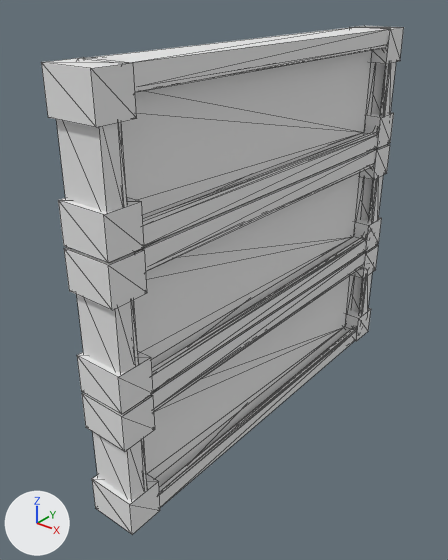
The OBJ model ArtSource/EBS-MER-UNT-003/export/SM_EBS_MER_UNT_003_Right_Shield_Panel_LOD0.obj as it was, and as the next commit left it.
The view is the same before and after, from a 50 mm lens placed at (259.0, -310.0, 162.0), pointed at (23.0, -15.0, -21.0). The lights are fixed; the arrows at lower left show +X, +Y and +Z. The first picture is the older version. Mesh edges are drawn as thin lines. Where no turn or scale is listed for an object, it has been applied to the vertices. Vertices at exactly the same position are counted once.

The first picture shows 'SM_EBS_MER_UNT_003_Right_Shield_Panel'.
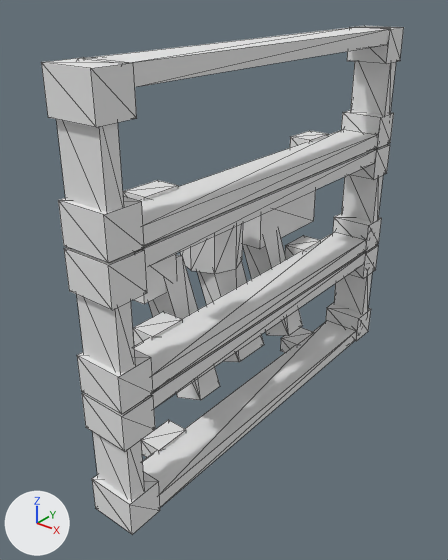
Pixel boxes [x1, y1, x2, y2] of what changed, in the pictures (448 x 560 px):
part 1 of me_sm_ebs_mer_unt_003_right_shield_panel, deleted: before [121, 51, 376, 479]
part 2 of me_sm_ebs_mer_unt_003_right_shield_panel, deleted: before [118, 45, 390, 495]

What the commit changed:
me_sm_ebs_mer_unt_003_right_shield_panel is used by ob_sm_ebs_mer_unt_003_right_shield_panel; location (0.0, 0.0, 0.0).
me_sm_ebs_mer_unt_003_right_shield_panel had 464 vertices, 856 faces and spanned x -32.0..62.0, y -146.0..140.0, z -117.0..131.0.
me_sm_ebs_mer_unt_003_right_shield_panel now has 296 vertices, 496 faces and spans x -32.0..62.0, y -146.0..140.0, z -117.0..131.0.
me_sm_ebs_mer_unt_003_right_shield_panel part 1: 6 loose pieces with 96 vertices, spanning x 37.0..50.0, y -133.0..127.0, z -107.0..121.0, are deleted.
Part 2, on me_sm_ebs_mer_unt_003_right_shield_panel:
72 vertices are removed from x 58.0..61.0, y -133.0..127.0, z -107.0..121.0.
192 faces are deleted.
me_sm_ebs_mer_unt_003_right_shield_panel no longer uses material mat_mi_ebs_mer_statuscyan (white #e7e7e7).
me_sm_ebs_mer_unt_003_right_shield_panel no longer uses material mat_mi_ebs_mer_shieldfield (white #e7e7e7).
